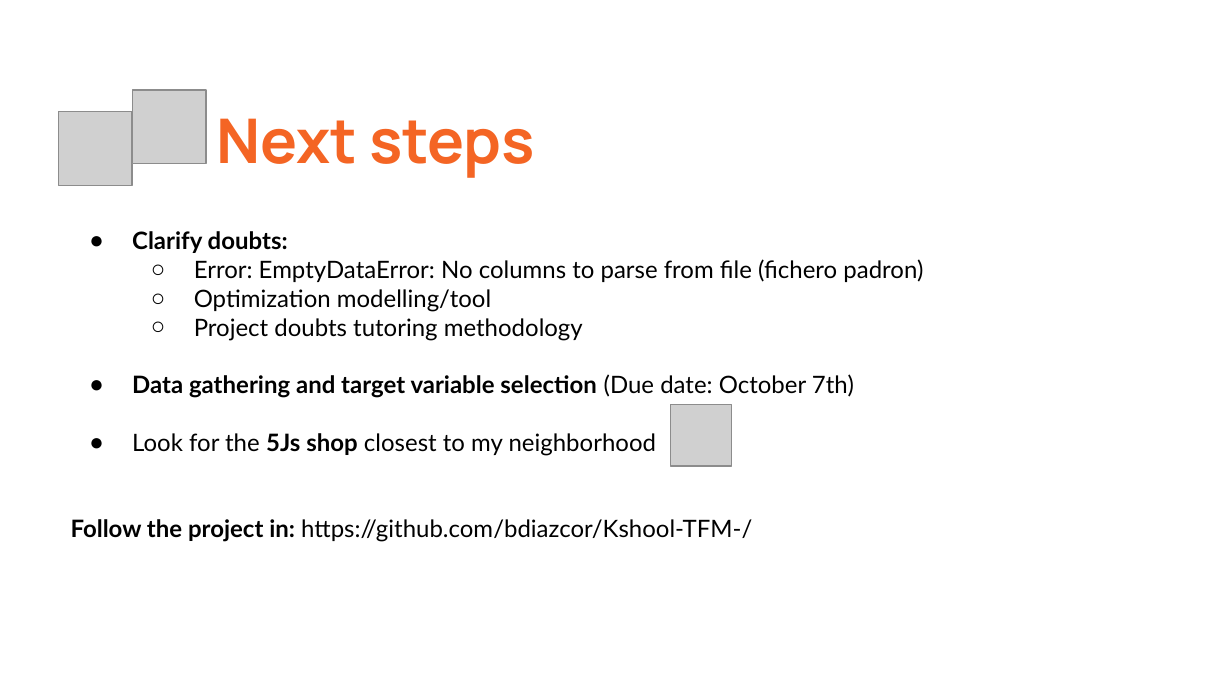
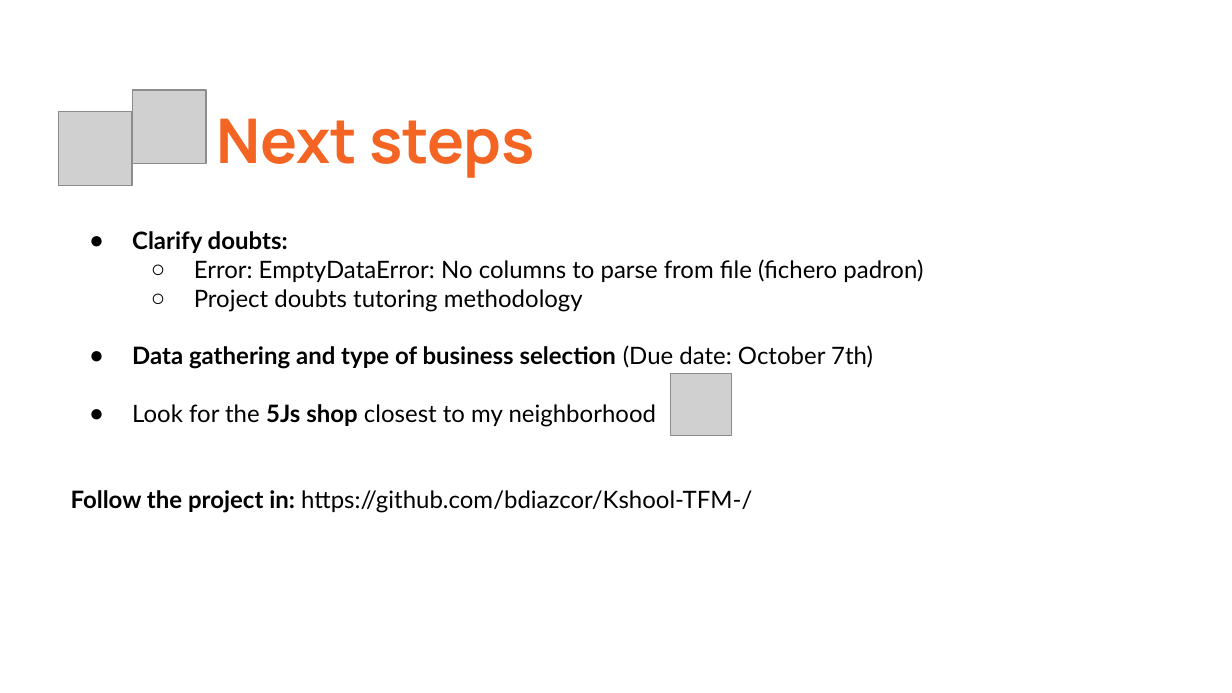
Before and after one commit to bdiazcor/TFM-Test-your-business-viability, a slide deck: slide 8 of TFM BDC Test your Business Viability.pptx. Drawn at 1232x693 pixels with LibreOffice and Linux fonts; fonts in the diff are those of the drawing; grey boxes stand for pictures. Boxes give left, top, right and bottom in pixels: in the first picture for what was removed or moved away, otherwise in the second. Text is boxed around its words. In the diff, an @@ line names an element or a change of style, - is before the commit and + after.

```diff
--- a/TFM BDC Test your Business Viability.pptx
+++ b/TFM BDC Test your Business Viability.pptx
@@ text at (194,289,491,312): paragraph removed @@
-  ○ Optimization modelling/tool
@@ text at (132,345,873,369): text changed @@
-● Data gathering and target variable selection (Due date: October 7th)
+● Data gathering and type of business selection (Due date: October 7th)
@@ picture: place and size @@
-picture at (670,404,732,466)
+picture at (670,373,732,435)
```
Also in this commit, not shown: 3 other slides changed, 2 slides added, 1 slide removed.
